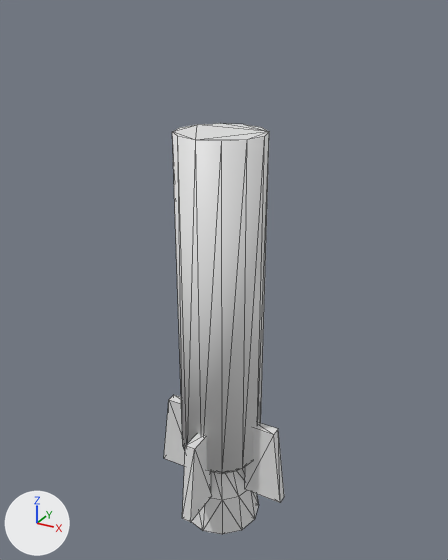
Two versions of the OBJ model src/main/resources/assets/gregguns/models/thirdparty/ntm/missile_body_t1.obj, one commit apart.
Before and after are seen from a 50 mm lens placed at (2.08, -3.33, 3.09), pointed at (0.48, -0.44, 1.64). Lighting does not change. The marker at lower left points along +X, +Y and +Z. The first picture is the older version. Mesh edges are drawn as thin lines. Where no turn or scale is listed for an object, it has been applied to the vertices. Vertices at exactly the same position are counted once.

Objects in the first picture: 'missile_body_t1'.
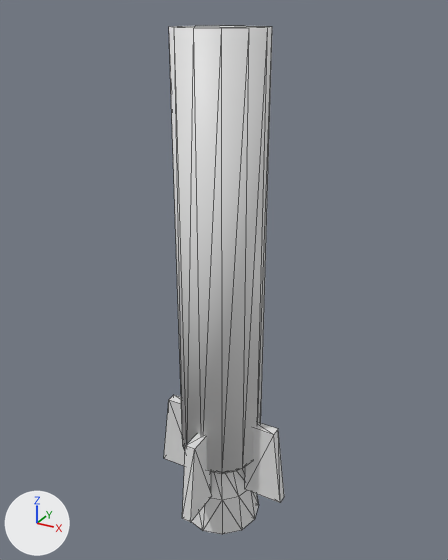
Location of each change, (x1, y1, x2, y2) in pixels of the pictures (448 x 560 px; the box of a moved part takes in the faces that stretch with it):
'missile_body_t1', reshaped (24% taller)
    before: (164, 123, 284, 534)
    after: (164, 26, 284, 534)
part 1 of me_missile_body_t1, moved or reshaped
    before: (172, 123, 269, 450)
    after: (169, 26, 272, 450)

Diff of the bpy script that builds the scene:
```diff
--- a/src/main/resources/assets/gregguns/models/thirdparty/ntm/missile_body_t1.obj.py
+++ b/src/main/resources/assets/gregguns/models/thirdparty/ntm/missile_body_t1.obj.py
@@ me_missile_body_t1 @@
 # used by ob_missile_body_t1; location = (0.0, 0.0, 0.0)
-me_missile_body_t1.from_pydata(...)  # 128 vertices, 242 faces; spans x 0.06..0.94, y -0.94..-0.06, z 0.0..2.5
+me_missile_body_t1.from_pydata(...)  # 128 vertices, 242 faces; spans x 0.06..0.94, y -0.94..-0.06, z 0.0..3.0
+# me_missile_body_t1 part 1: all 12 vertices in x 0.25..0.75, y -0.75..-0.25, z 2.5 are moved by (0.0, 0.0, 0.5)
```
